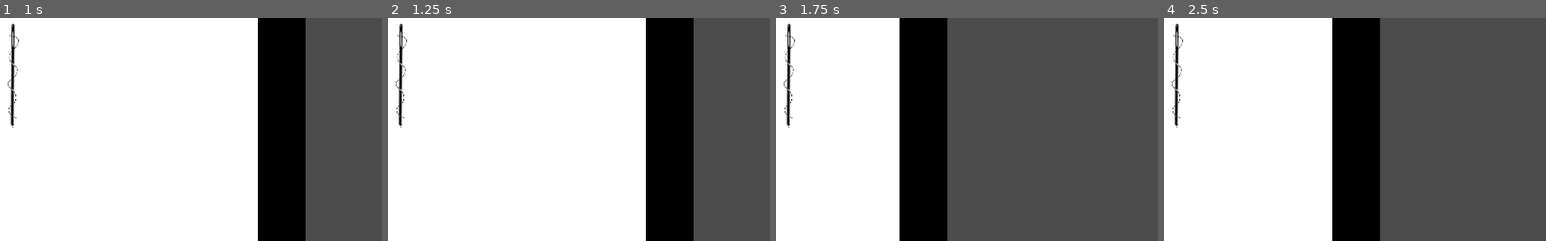
Above: before the commit, frames 1-4 (left to right).
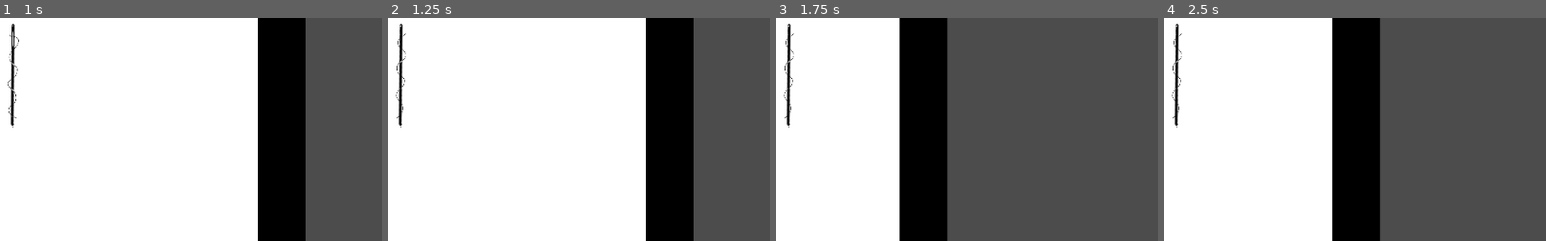
Above: after the commit, the same moments.

Repository: jhaydari72/DroptheBall1
Game: Godot game, scene res://Menu Screen/Menu Set Up .tscn
The game is run twice, just before and just after one commit, with the same random seed, the same clock (stepped at 60 frames per second) and the same inputs.
Inputs:
- Up to frame 1 (1 s): click "Play" at 0.5 s
- Up to frame 2 (1.25 s): no input
- Up to frame 3 (1.75 s): tap Enter at 1.25 s; hold Right (ui_right) from 1.28 s (still down)
- Up to frame 4 (2.5 s): release Right (ui_right) at 2.03 s; hold Left (ui_left) from 2.03 s (still down)
The pictures show only the part of the screen within x 48-98%, y 37-87%; the shares and areas given below are measured in that part.

Frame 1 is identical in both runs. In frame 2, 0.3% of the frame differs, in the area x 2-5%, y 3-46%; in frame 3, 0.3%; in frame 4, 0.3%.

Commit message:
Needle animated

Diff:
--- /dev/null
+++ b/DroptheBall/Player/Camera2D.gd
@@ -0,0 +1,16 @@
+extends Camera2D
+
+
+# Declare member variables here. Examples:
+# var a = 2
+# var b = "text"
+
+
+# Called when the node enters the scene tree for the first time.
+func _ready():
+	pass # Replace with function body.
+
+
+# Called every frame. 'delta' is the elapsed time since the previous frame.
+#func _process(delta):
+#	pass
--- a/DroptheBall/Player/Player.gd
+++ b/DroptheBall/Player/Player.gd
@@ -6,6 +6,10 @@
 const GRAVITY = 200.0
 
 var velocity = Vector2()
+
+func _ready():
+	$Sprite.play("Idle")
+
 
 func get_input():
 	velocity = Vector2()
--- a/DroptheBall/Player/Player.tscn
+++ b/DroptheBall/Player/Player.tscn
@@ -1,20 +1,30 @@
-[gd_scene load_steps=4 format=2]
+[gd_scene load_steps=6 format=2]
 
 [ext_resource path="res://Player/Player.gd" type="Script" id=1]
 [ext_resource path="res://Player/Needle.png" type="Texture" id=2]
+[ext_resource path="res://Player/needle2.png" type="Texture" id=3]
 
-[sub_resource type="CapsuleShape2D" id=1]
+[sub_resource type="SpriteFrames" id=1]
+animations = [ {
+"frames": [ ExtResource( 2 ), ExtResource( 3 ) ],
+"loop": true,
+"name": "Idle",
+"speed": 5.0
+} ]
+
+[sub_resource type="CapsuleShape2D" id=2]
 radius = 2.56741
 height = 9.00131
 
 [node name="Player" type="KinematicBody2D"]
 script = ExtResource( 1 )
 
-[node name="Sprite" type="Sprite" parent="."]
+[node name="Sprite" type="AnimatedSprite" parent="."]
 position = Vector2( 0, -0.12851 )
 rotation = -1.01753
 scale = Vector2( 0.214004, 0.185033 )
-texture = ExtResource( 2 )
+frames = SubResource( 1 )
+animation = "Idle"
 
 [node name="Camera2D" type="Camera2D" parent="."]
 current = true
Not shown: 1 places in DroptheBall/Player/Player.tscn that only renumber resources
Binary file added: DroptheBall/Player/needle2.png
Not shown, added: DroptheBall/Player/needle2.png.import
